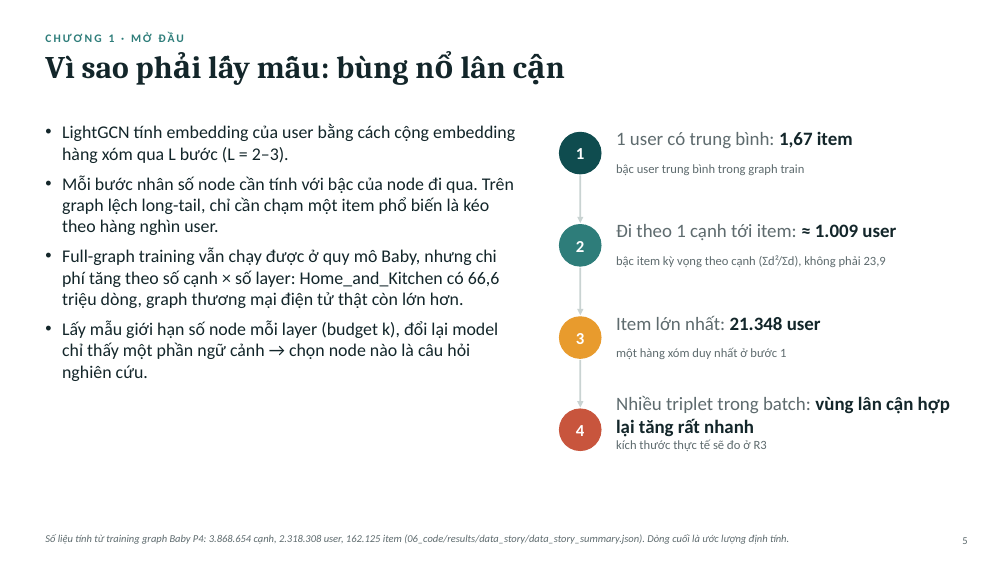
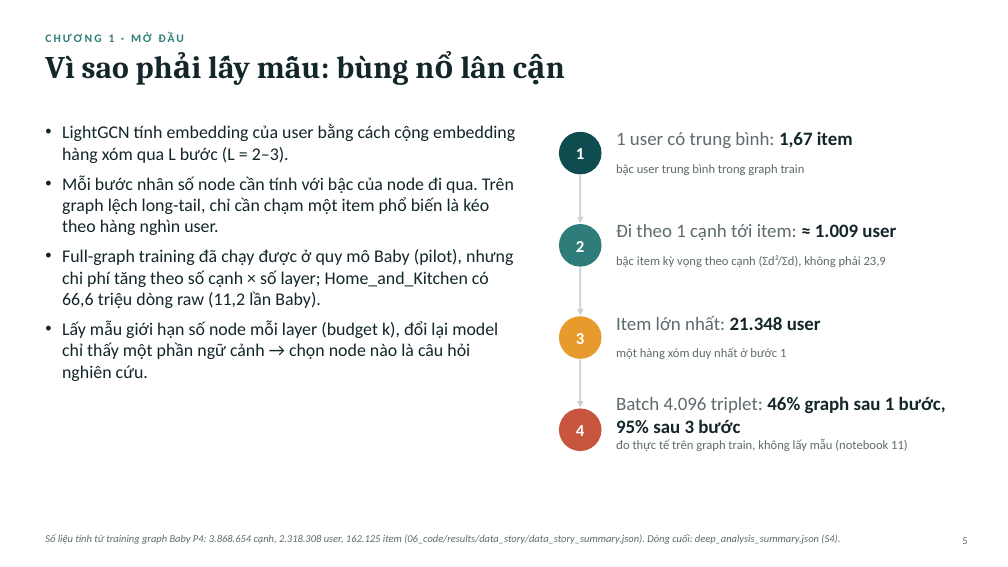
Before and after one commit to vanxuanty95/Ratruong, a slide deck: slide 5 of Do An/05_slides/THESIS_vn.pptx. Drawn at 1008x567 pixels with LibreOffice and Linux fonts; fonts in the diff are those of the drawing. Boxes give left, top, right and bottom in pixels: in the first picture for what was removed or moved away, otherwise in the second. Text is boxed around its words. In the diff, an @@ line names an element or a change of style, - is before the commit and + after.

```diff
--- a/Do An/05_slides/THESIS_vn.pptx
+++ b/Do An/05_slides/THESIS_vn.pptx
@@ text at (62,249,513,308): text changed @@
-• Full-graph training vẫn chạy được ở quy mô Baby, nhưng chi phí tăng theo số cạnh × số layer: Home_and_Kitchen có 66,6 triệu dòng, graph thương mại điện tử thật còn lớn hơn.
+• Full-graph training đã chạy được ở quy mô Baby (pilot), nhưng chi phí tăng theo số cạnh × số layer; Home_and_Kitchen có 66,6 triệu dòng raw (11,2 lần Baby).
@@ text at (616,396,946,433): text changed @@
-Nhiều triplet trong batch: vùng lân cận hợp lại tăng rất nhanh
+Batch 4.096 triplet: 46% graph sau 1 bước, 95% sau 3 bước
@@ text at (616,439,908,451): text changed @@
-kích thước thực tế sẽ đo ở R3
+đo thực tế trên graph train, không lấy mẫu (notebook 11)
@@ text at (45,534,840,544): text changed @@
-Số liệu tính từ training graph Baby P4: 3.868.654 cạnh, 2.318.308 user, 162.125 item (06_code/results/data_story/data_story_summary.json). Dòng cuối là ước lượng định tính.
+Số liệu tính từ training graph Baby P4: 3.868.654 cạnh, 2.318.308 user, 162.125 item (06_code/results/data_story/data_story_summary.json). Dòng cuối: deep_analysis_summary.json (S4).
```
Also in this commit, not shown: 28 other slides changed, 6 slides added, 13 other files.
